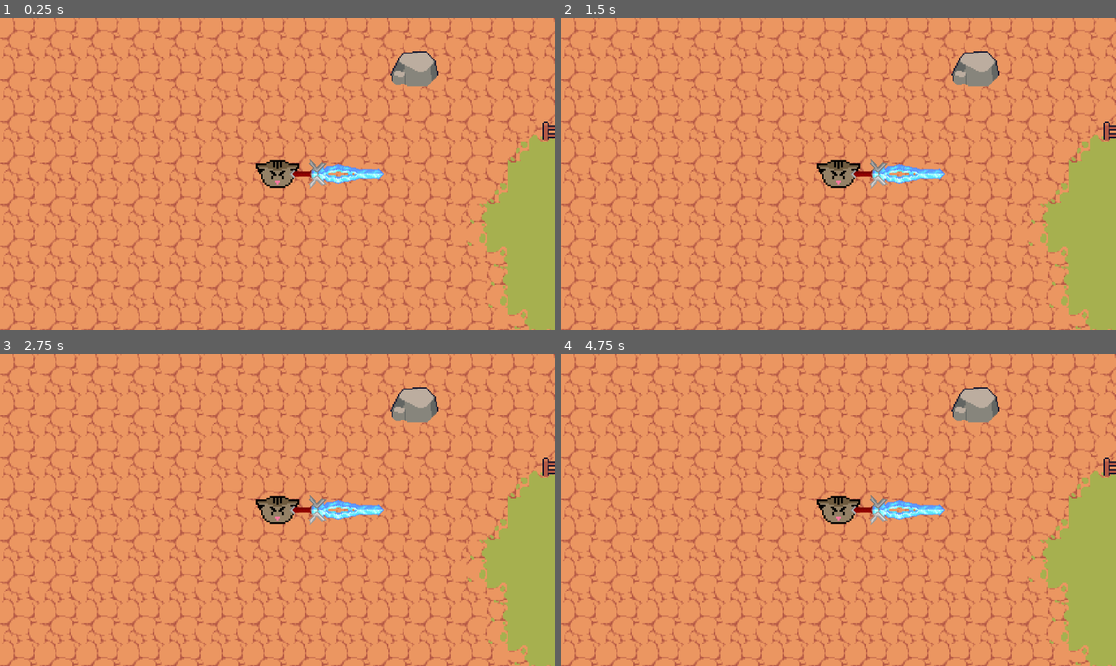
Above: before the commit, frames 1-4 (two rows, left to right).
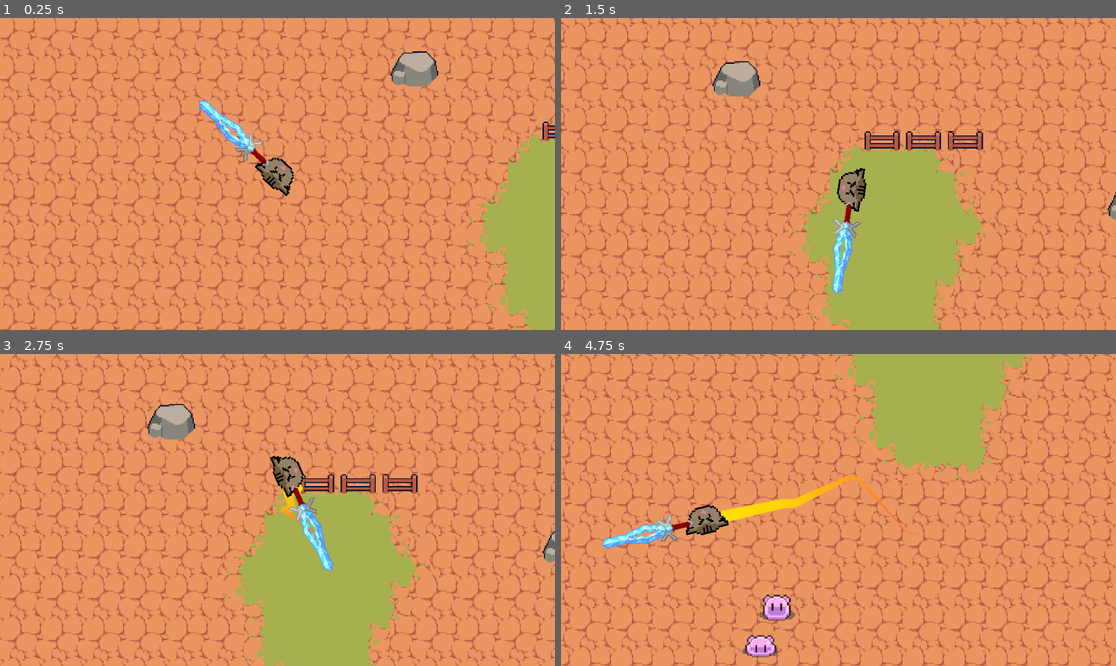
Above: after the commit, the same moments.

Repository: DEMON-AND-MAX/kitty-warrior
Game: Godot game, scene res://scene/dev/debug_world.tscn
Same seed, same stepped clock (60 frames per second), same inputs: the game is played once before the commit and once after it. The engine's default icon, where the game draws it, is replaced by a stand-in: a white triangle on a blue panel in a dark square.
Inputs (mouse positions are in pixels of both pictures, inside the frame that each line leads up to):
- Up to frame 1 (0.25 s): no input
- Up to frame 2 (1.5 s): move the mouse to (960, 158) at 0.52 s; hold Right (ui_right) 0.53-1.28 s; tap Space (spacebar) at 0.6 s; move the mouse to (727, 189) at 1.27 s; hold Down (ui_down) from 1.28 s (still down); click (727, 189) at 1.35 s
- Up to frame 3 (2.75 s): tap Space (spacebar) at 1.55, 2.3 s; move the mouse to (333, 441) at 2.02 s; release Down (ui_down) at 2.03 s; hold Right (ui_right) from 2.03 s (still down); right-click (333, 441) at 2.1 s
- Up to frame 4 (4.75 s): move the mouse to (810, 572) at 2.77 s; release Right (ui_right) at 2.78 s; hold Up (ui_up) 2.78-3.53 s; tap Space (spacebar) at 2.85, 3.6, 4.55 s; move the mouse to (1005, 556) at 3.52 s; hold Left (ui_left) from 3.53 s (still down); move the mouse to (672, 463) at 4.27 s; click (672, 463) at 4.35 s

The runs differ from the first frame. In frame 1, 1.7% of the frame differs, in the area x 35-70%, y 26-58%; in frame 2, 42%; in frame 3, 42%, in the area x 0-100%, y 0-100%; in frame 4, 38%.
Error before the commit: Parse Error: Could not find type "Stats" in the current scope. (res://script/entity/player_stats.gd:12)

Commit message:
working bad version

Diff:
--- a/scene/player.tscn
+++ b/scene/player.tscn
@@ -41,12 +41,12 @@
 	if !is_zapping:
 		input_vector = get_input_vector()
 
-	velocity = input_vector * player_stats.stats.speed * player_stats.WORLD_SPEED
+	velocity = input_vector * player_stats.get_stat(PlayerStats.STAT_TYPE.SPEED) * player_stats.WORLD_SPEED
 	look_at(get_global_mouse_position())
 	rotate(30)
 	move_and_slide()
 
-	if Input.is_action_just_pressed(\"spacebar\") and !is_dashing and !is_zapping and player_stats.stats.stamina >= player_stats.MOVE_STATS.DASH_CONSUMPTION:
+	if Input.is_action_just_pressed(\"spacebar\") and !is_dashing and !is_zapping and 1000 >= player_stats.MOVE_STATS.DASH_CONSUMPTION:
 		start_dash()
 
 	if Input.is_action_just_pressed(\"click_right\") and !is_dashing:
@@ -112,7 +112,7 @@
 	Signals.is_zapping_signal.emit(is_zapping)
 
 func _on_timer_timeout():
-	if dash_stamina < player_stats.stats.stamina:
+	if dash_stamina < 0:
 		dash_stamina += 1
 
 func update_stat(stat: String, value) -> void:
@@ -297,14 +297,13 @@
 [node name="zap" parent="." instance=ExtResource("6_1ng0s")]
 MAX_ZAP_TRAIL_LENGTH = 20
 
-[node name="PlayerStats" type="Node" parent="."]
+[node name="PlayerStats" type="Node" parent="." node_paths=PackedStringArray("MOVE_STATS")]
 script = ExtResource("7_2k4lb")
 MAX_STATS = SubResource("Resource_haik0")
 MIN_STATS = SubResource("Resource_lltsy")
+MOVE_STATS = NodePath("")
 stat_caps = SubResource("Resource_pkbf7")
 stats = SubResource("Resource_yv65u")
-MOVE_STATS = Object(Node,"_import_path":NodePath(""),"unique_name_in_owner":false,"process_mode":0,"process_priority":0,"process_physics_priority":0,"process_thread_group":0,"editor_description":"","script":ExtResource("9_7jqps"))
-
 
 [node name="MoveStats" type="Node" parent="PlayerStats"]
 script = ExtResource("9_7jqps")
--- a/script/entity/player_stats.gd
+++ b/script/entity/player_stats.gd
@@ -9,12 +9,12 @@
 
 const WORLD_SPEED: float = 300
 
-@export var MAX_STATS: Stats
-@export var MIN_STATS: Stats
+@export var MAX_STATS: StatsThing
+@export var MIN_STATS: StatsThing
 @export var MOVE_STATS: MoveStats
 
-@export var stat_caps: Stats
-@export var stats: Stats
+@export var stat_caps: StatsThing
+@export var stats: StatsThing
 
 func get_stat(stat: STAT_TYPE, b_is_cap: bool = false):
 	match stat:
